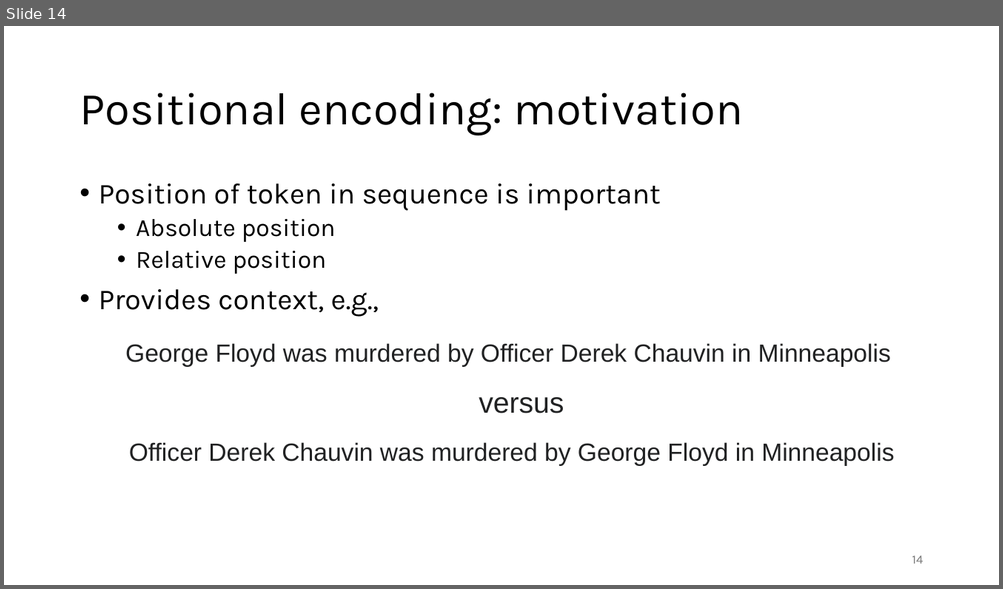
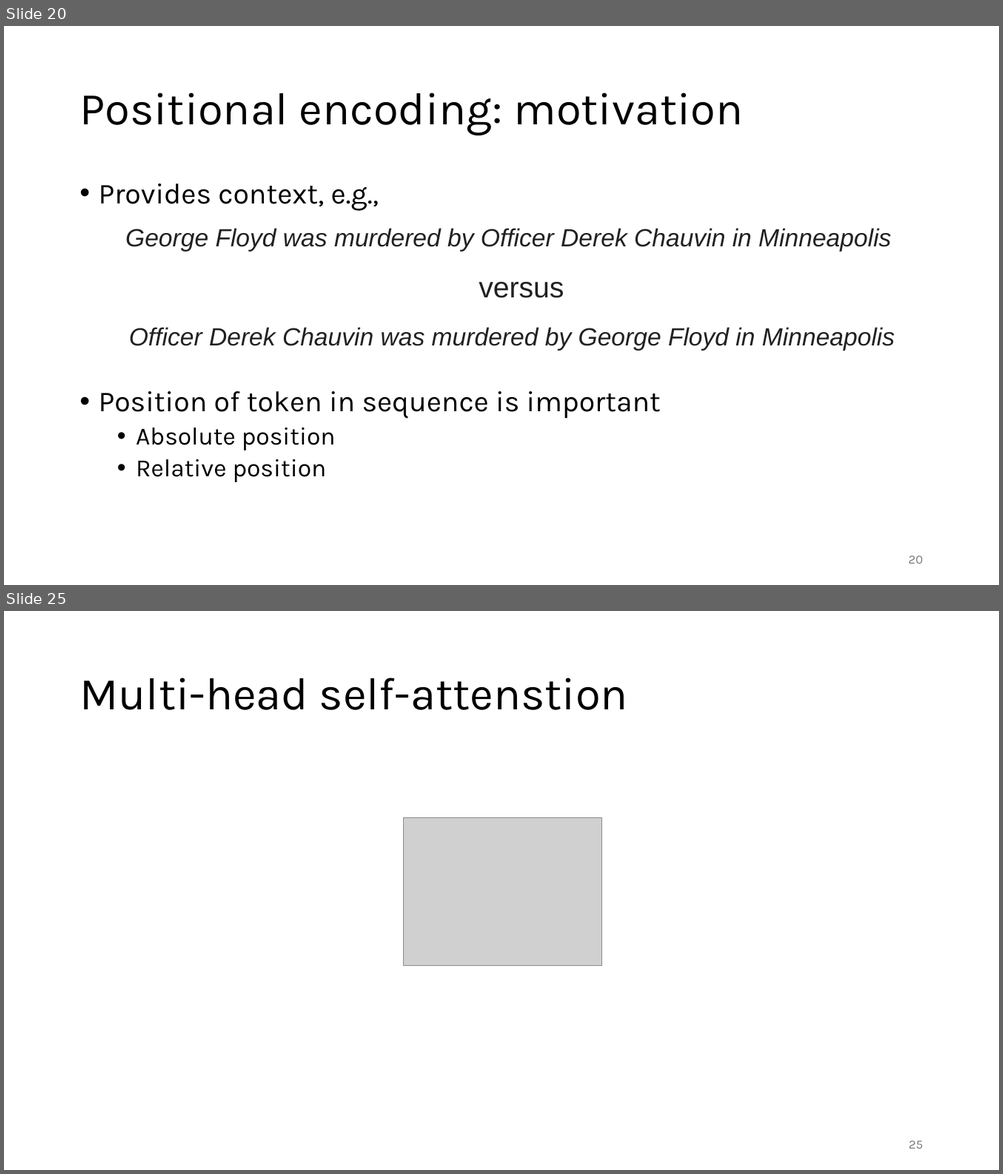
Before and after one commit to gjbex/Deploying-LLMs-locally, a slide deck: local_LLMs.pptx. Shown one above the other, each under a label of ours: slide 14 before the commit, slides 20 and 25 after it; the slides between them are not shown. The pictures are 1003x589 and 1003x1174 pixels, drawn with LibreOffice and Linux fonts; fonts in the diff are those of the drawing; grey boxes stand for pictures. Boxes give left, top, right and bottom in pixels: in the first picture for what was removed or moved away, otherwise in the second. Text is boxed around its words. In the diff, an @@ line names an element or a change of style, - is before the commit and + after.

```diff
--- a/local_LLMs.pptx
+++ b/local_LLMs.pptx
@@ slide 25 added at <box>4,611,999,1170</box>, background #FFFFFF @@
@@ title added at <box>79,678,628,710</box>, 44 pt, text #000000 @@
+Multi-head self-attenstion
@@ picture added at <box>404,817,603,965</box> @@
@@ page number added at <box>908,1141,922,1149</box>, 12 pt, text #797979 @@
+25
@@ what was slide 14 is now slide 20 @@
@@ slide 20 changed as well @@
@@ text at <box>99,184,378,211</box>: paragraph added @@
+• Provides context, e.g.,
@@ text "George Floyd was murdered by ..." at <box>125,228,891,252</box>: italic on @@
@@ 3 texts: place and size @@
-3 texts at <box>125,343,893,466</box>
+3 texts at <box>125,228,894,351</box>
@@ text at <box>99,289,378,317</box>: paragraph removed @@
-• Provides context, e.g.,
@@ text "Officer Derek Chauvin was murdered ..." at <box>129,327,894,351</box>: italic on @@
@@ page number at <box>908,556,923,564</box>: text changed @@
-14
+20
```
Also in this commit, not shown: 3 other slides changed, 33 other slides added, 1 slide removed.
